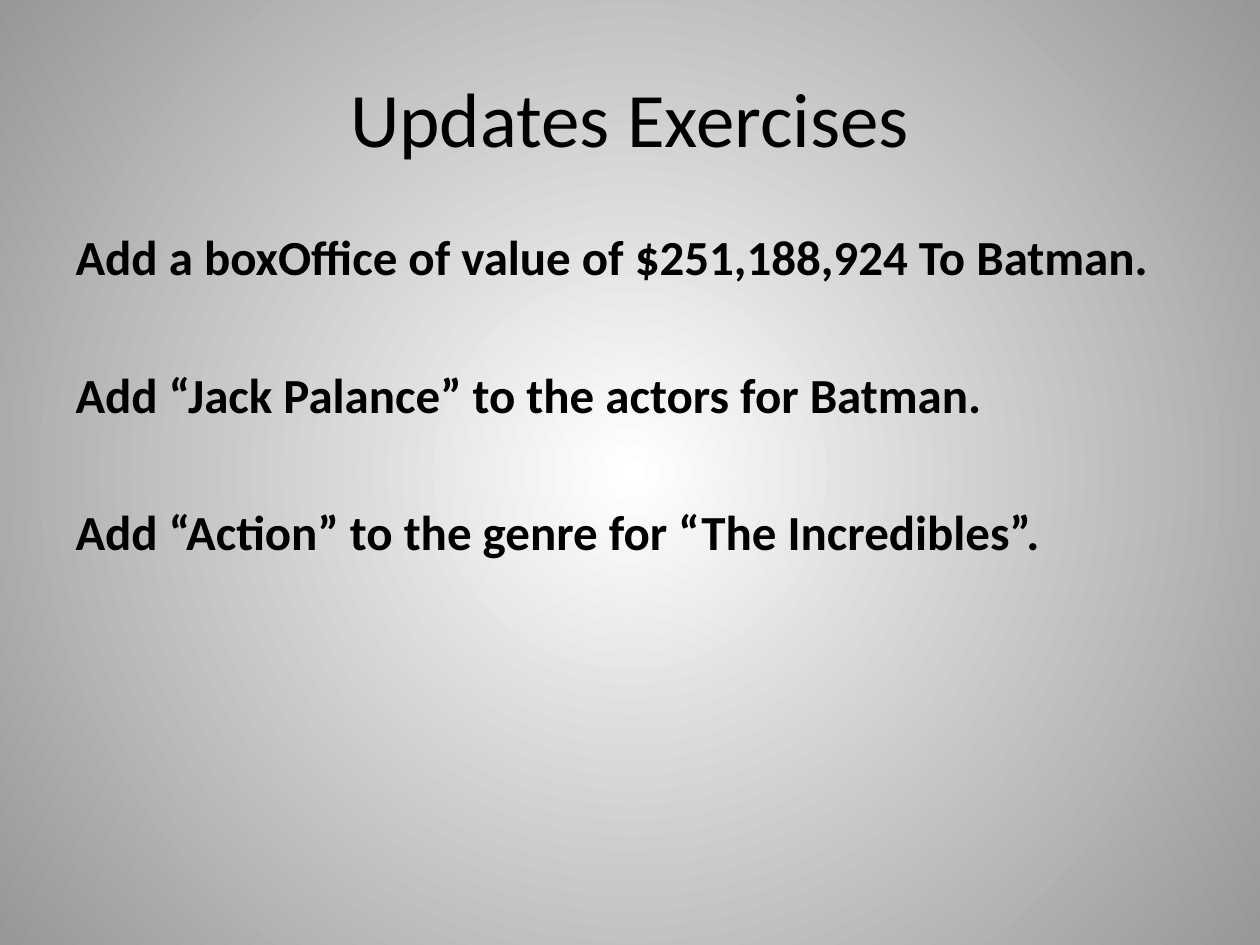
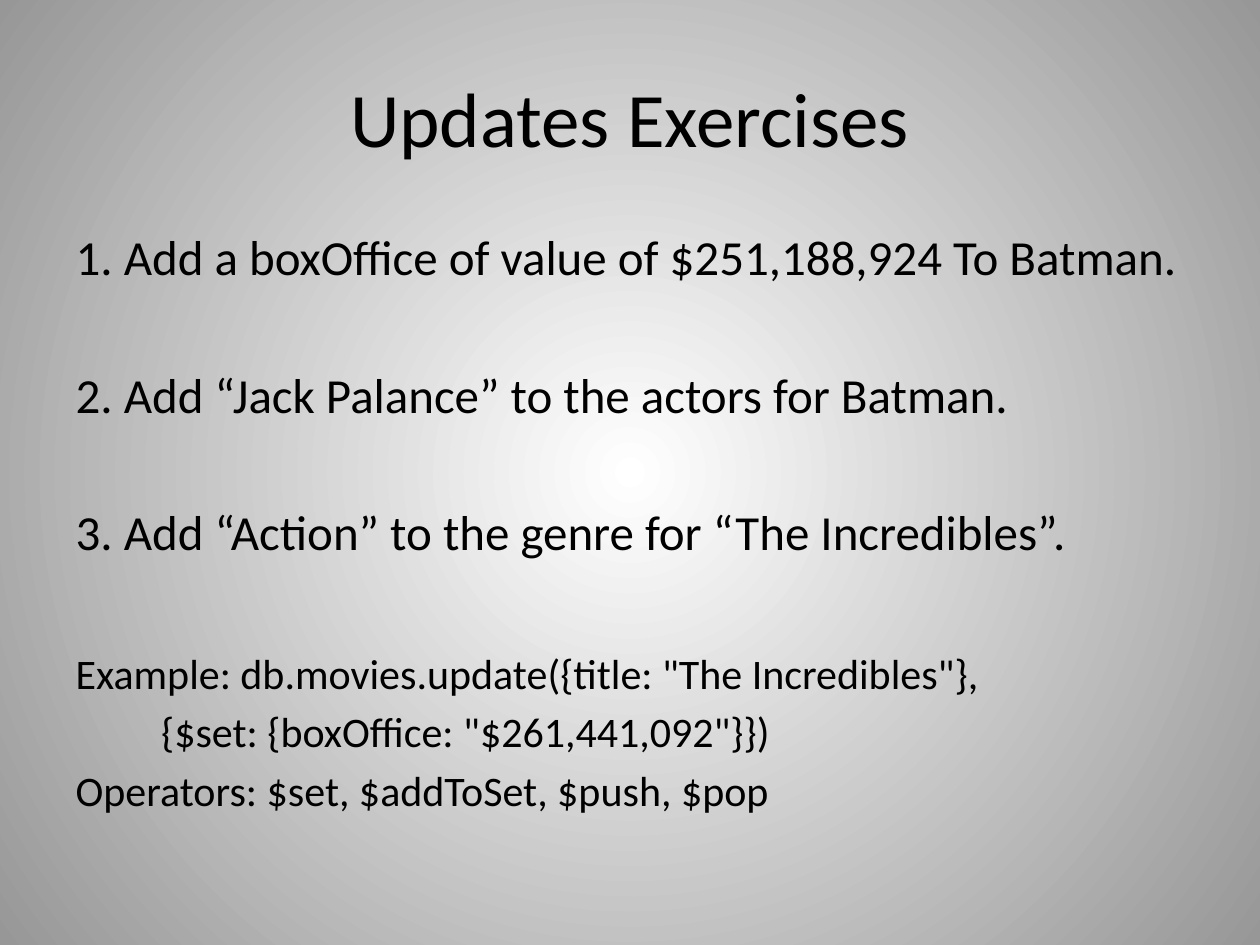
Before and after one commit to dvanvali/mongoDbPresentation, a slide deck: slide 24 of MongoDB.pptx (slide 21 before the commit). Drawn at 1260x945 pixels with LibreOffice and Linux fonts; fonts in the diff are those of the drawing. Boxes give left, top, right and bottom in pixels: in the first picture for what was removed or moved away, otherwise in the second. Text is boxed around its words. In the diff, an @@ line names an element or a change of style, - is before the commit and + after.

```diff
--- a/MongoDB.pptx
+++ b/MongoDB.pptx
@@ text at [76,241,1176,813]: text changed; bold off @@
-Add a boxOffice of value of $251,188,924 To Batman.
-Add “Jack Palance” to the actors for Batman.
-Add “Action” to the genre for “The Incredibles”.
+1. Add a boxOffice of value of $251,188,924 To Batman.
+2. Add “Jack Palance” to the actors for Batman.
+3. Add “Action” to the genre for “The Incredibles”.
+Example: db.movies.update({title: "The Incredibles"},
+{$set: {boxOffice: "$261,441,092"}})
+Operators: $set, $addToSet, $push, $pop
```
Also in this commit, not shown: 11 other slides changed, 8 slides added, 2 slides removed.
